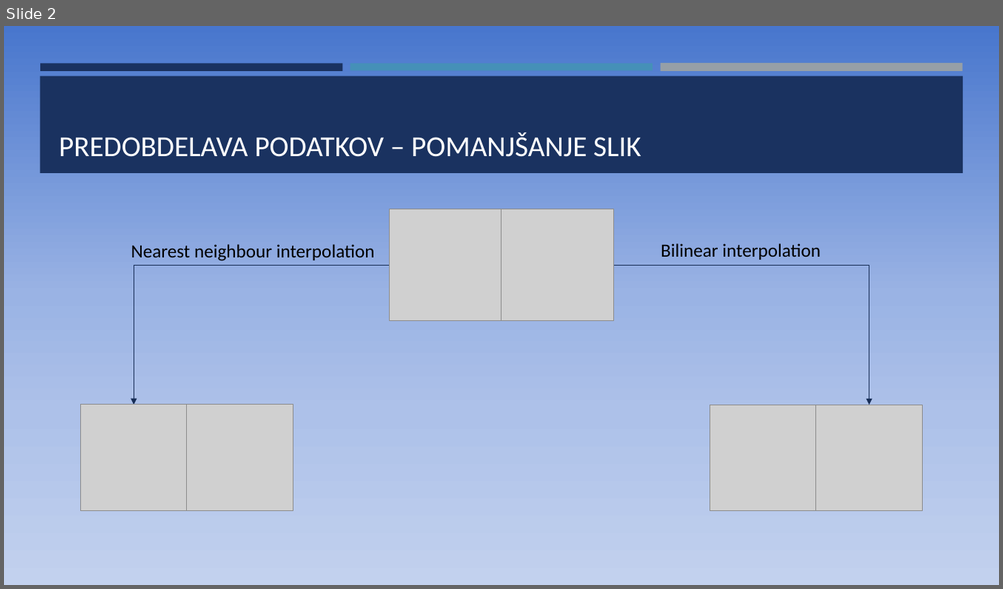
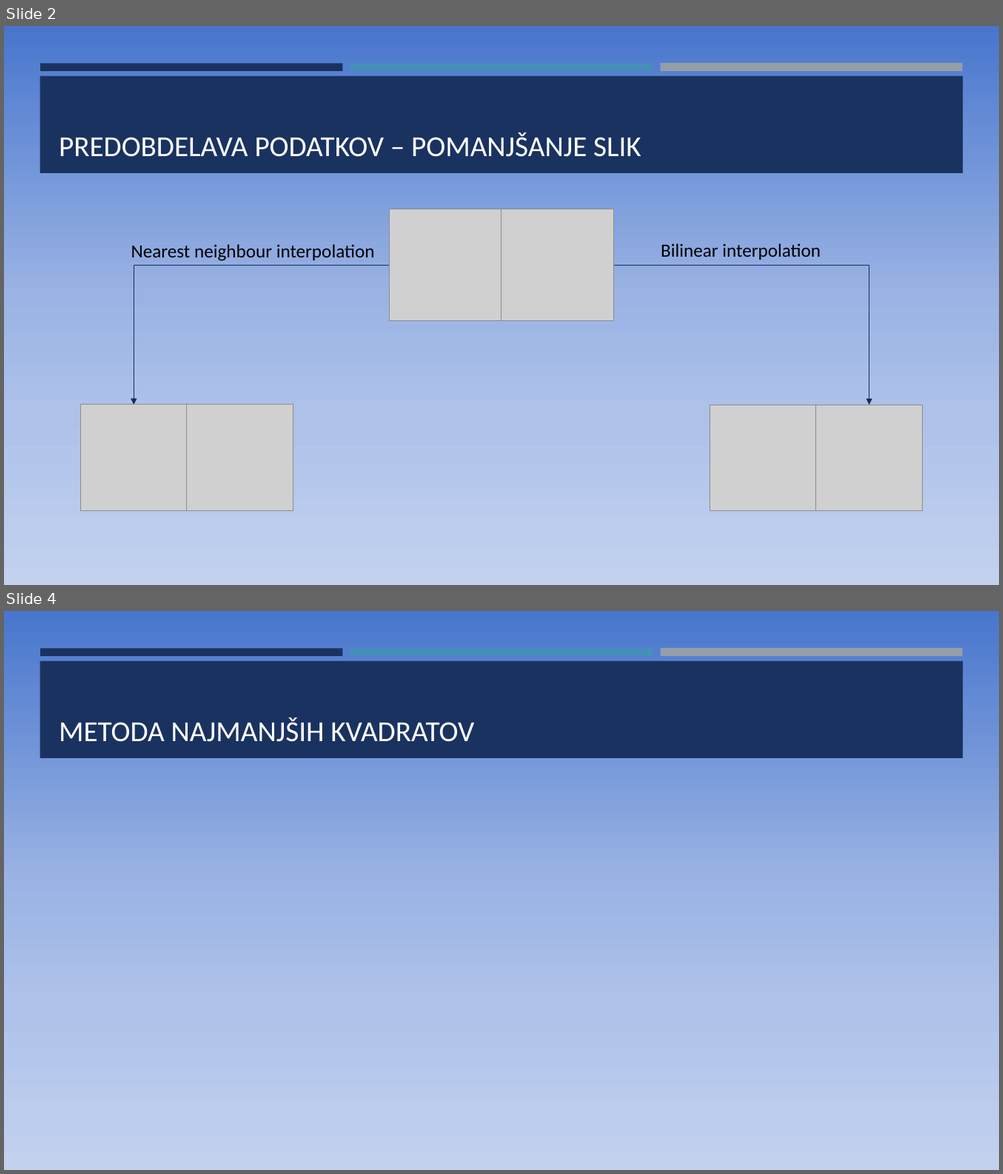
Before and after one commit to KalcMatej99/MM-Project, a slide deck: Prepoznavanje ročno napisanih števk.pptx. Shown one above the other, each under a label of ours: slide 2 before the commit, slides 2 and 4 after it; the slides between them are not shown. The pictures are 1003x589 and 1003x1174 pixels, drawn with LibreOffice and Linux fonts; fonts in the diff are those of the drawing; grey boxes stand for pictures. Boxes give left, top, right and bottom in pixels: in the first picture for what was removed or moved away, otherwise in the second. Text is boxed around its words. In the diff, an @@ line names an element or a change of style, - is before the commit and + after.

```diff
--- a/Prepoznavanje ročno napisanih števk.pptx
+++ b/Prepoznavanje ročno napisanih števk.pptx
@@ slide 4 added at bbox=[4, 611, 999, 1170], background gradient #4876CD to #9AB3E4 to #ADC1E9 to #C2D1EE; not listed: 4 template elements that a slide beside it also shows @@
@@ title added at bbox=[59, 718, 474, 742], 28 pt, text #FFFFFF @@
+METODA NAJMANJŠIH KVADRATOV
```
Also in this commit, not shown: 3 slides changed.
